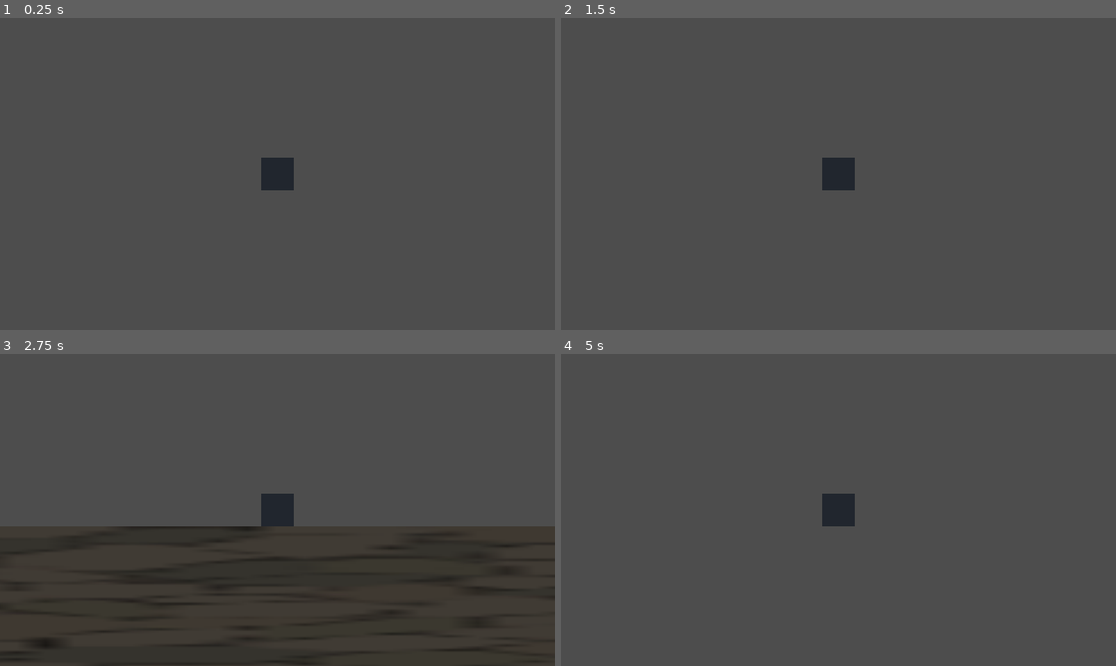
Above: before the commit, frames 1-4 (two rows, left to right).
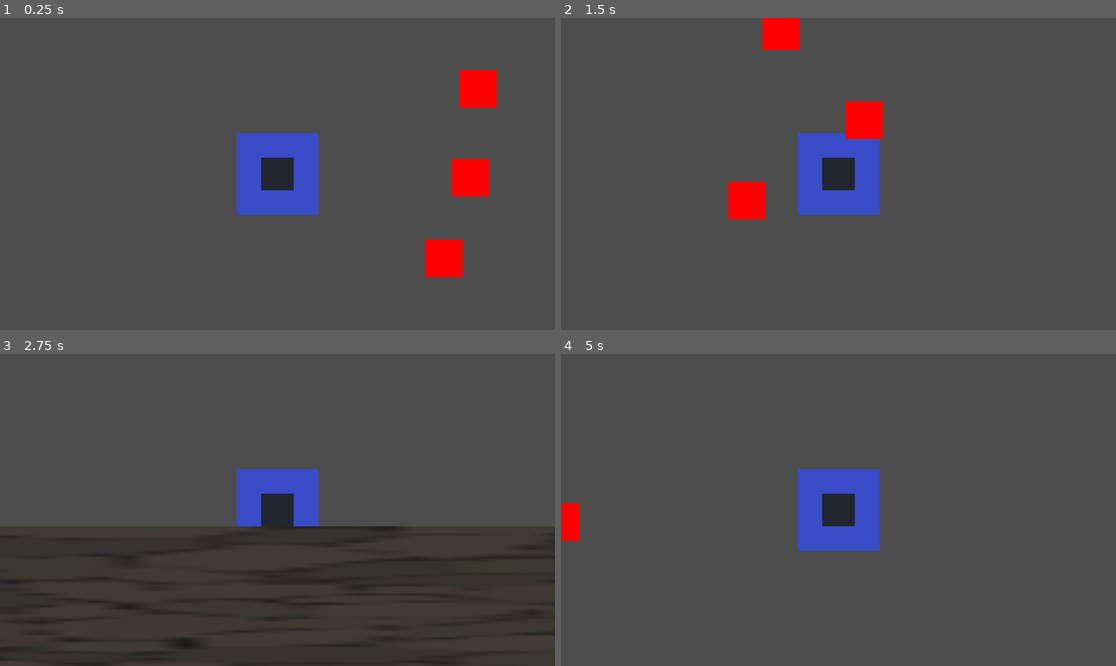
Above: after the commit, the same moments.

Repository: XavierJp/En-attendant-godot
Game: Godot game, scene res://scenes/level/level.tscn
Same seed, same stepped clock (60 frames per second), same inputs: the game is played once before the commit and once after it.
Inputs:
- Up to frame 1 (0.25 s): no input
- Up to frame 2 (1.5 s): hold Right (ui_right) 0.53-1.28 s; hold Down (ui_down) from 1.28 s (still down)
- Up to frame 3 (2.75 s): release Down (ui_down) at 2.03 s; hold Right (ui_right) from 2.03 s (still down)
- Up to frame 4 (5 s): release Right (ui_right) at 2.78 s; hold Up (ui_up) 2.78-3.53 s; hold Left (ui_left) from 3.53 s (still down); tap Enter at 4.25 s

The runs differ from the first frame. In frame 1, 5.8% of the frame differs, in the area x 42-90%, y 16-84%; in frame 2, 5.6%; in frame 3, 2.7%; in frame 4, 3.7%.

Commit message:
enemies:ok, weapon: sprite OK

Diff:
--- /dev/null
+++ b/scenes/Weapons/weapon.tscn
@@ -0,0 +1,14 @@
+[gd_scene load_steps=3 format=3 uid="uid://dom8dcx3y24w6"]
+
+[ext_resource type="Texture2D" uid="uid://cq20uy8dee5m8" path="res://assets/weapons/weapon.png" id="1_rv55c"]
+
+[sub_resource type="RectangleShape2D" id="RectangleShape2D_msgmd"]
+size = Vector2(86, 84)
+
+[node name="Weapon" type="Area2D"]
+
+[node name="Sprite2D" type="Sprite2D" parent="."]
+texture = ExtResource("1_rv55c")
+
+[node name="CollisionShape2D" type="CollisionShape2D" parent="."]
+shape = SubResource("RectangleShape2D_msgmd")
--- /dev/null
+++ b/scenes/enemies/enemy.gd
@@ -0,0 +1,9 @@
+extends CharacterBody2D
+
+
+
+
+func _process(delta):
+	var direction = Vector2(-1,0)
+	velocity = direction * 300
+	move_and_slide()
--- /dev/null
+++ b/scenes/enemies/enemy.tscn
@@ -0,0 +1,16 @@
+[gd_scene load_steps=4 format=3 uid="uid://c6m48a0b3767r"]
+
+[ext_resource type="Texture2D" uid="uid://dhqy0miv0qnyb" path="res://assets/enemies/enemy.png" id="1_gl687"]
+[ext_resource type="Script" path="res://scenes/enemies/enemy.gd" id="1_uggao"]
+
+[sub_resource type="RectangleShape2D" id="RectangleShape2D_7uogu"]
+size = Vector2(78, 78)
+
+[node name="Enemy" type="CharacterBody2D"]
+script = ExtResource("1_uggao")
+
+[node name="Sprite2D" type="Sprite2D" parent="."]
+texture = ExtResource("1_gl687")
+
+[node name="CollisionShape2D" type="CollisionShape2D" parent="."]
+shape = SubResource("RectangleShape2D_7uogu")
--- a/scenes/level/level.tscn
+++ b/scenes/level/level.tscn
@@ -1,7 +1,8 @@
-[gd_scene load_steps=3 format=3 uid="uid://mnvr41aud5tn"]
+[gd_scene load_steps=4 format=3 uid="uid://mnvr41aud5tn"]
 
 [ext_resource type="PackedScene" uid="uid://bjq1a3fx722x3" path="res://scenes/player/player.tscn" id="1_we2oi"]
 [ext_resource type="PackedScene" uid="uid://cqqc735155vem" path="res://scenes/level/wall.tscn" id="2_xgegu"]
+[ext_resource type="PackedScene" uid="uid://c6m48a0b3767r" path="res://scenes/enemies/enemy.tscn" id="3_drxos"]
 
 [node name="Level" type="Node2D"]
 
@@ -14,3 +15,12 @@
 
 [node name="Wall2" parent="." instance=ExtResource("2_xgegu")]
 position = Vector2(0, -1000)
+
+[node name="Enemy2" parent="." instance=ExtResource("3_drxos")]
+position = Vector2(420, 175)
+
+[node name="Enemy3" parent="." instance=ExtResource("3_drxos")]
+position = Vector2(476, 8)
+
+[node name="Enemy" parent="." instance=ExtResource("3_drxos")]
+position = Vector2(491, -177)
--- a/scenes/player/player.tscn
+++ b/scenes/player/player.tscn
@@ -1,7 +1,8 @@
-[gd_scene load_steps=4 format=3 uid="uid://bjq1a3fx722x3"]
+[gd_scene load_steps=5 format=3 uid="uid://bjq1a3fx722x3"]
 
 [ext_resource type="Script" path="res://scenes/player/player.gd" id="1_8v1w1"]
 [ext_resource type="Texture2D" uid="uid://bh6w4b0010nbr" path="res://assets/player/square.png" id="1_r7slg"]
+[ext_resource type="PackedScene" uid="uid://dom8dcx3y24w6" path="res://scenes/Weapons/weapon.tscn" id="2_5na26"]
 
 [sub_resource type="RectangleShape2D" id="RectangleShape2D_myeij"]
 size = Vector2(68, 68)
@@ -9,6 +10,9 @@
 [node name="Player" type="CharacterBody2D"]
 script = ExtResource("1_8v1w1")
 
+[node name="Weapon" parent="." instance=ExtResource("2_5na26")]
+scale = Vector2(2, 2)
+
 [node name="Sprite2D" type="Sprite2D" parent="."]
 texture = ExtResource("1_r7slg")
 
Binary file added: assets/enemies/enemy.png
Not shown, added: assets/enemies/enemy.png.import
Binary file added: assets/weapons/weapon.png
Not shown, added: assets/weapons/weapon.png.import
